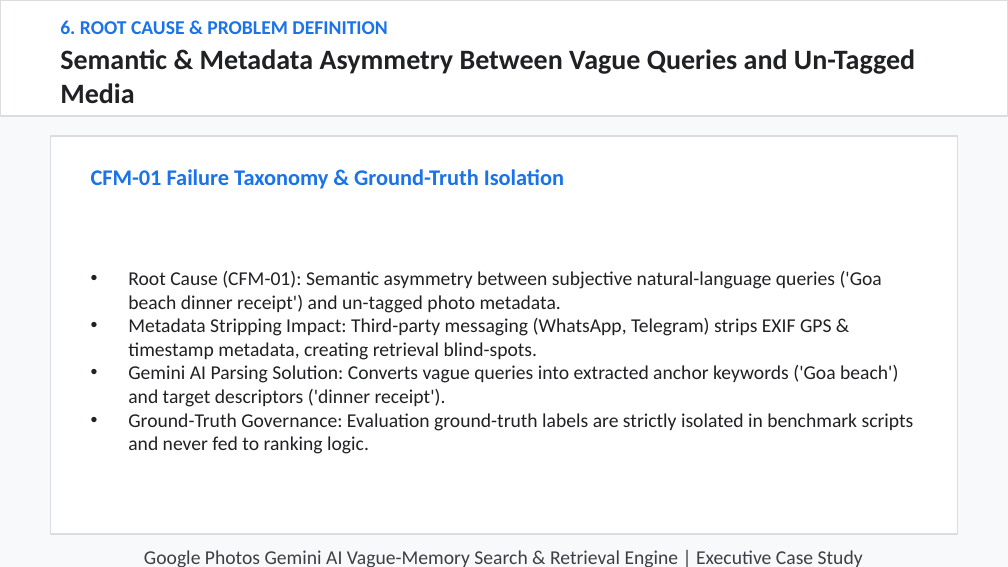
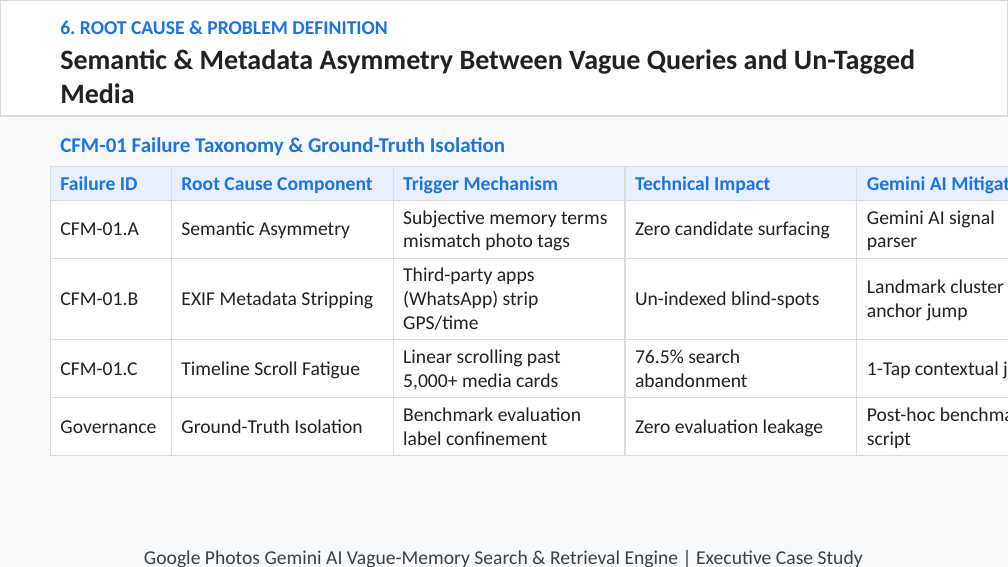
Before and after one commit to hatakekakashi05/google-photos-vague-memory-, a slide deck: slide 6 of output/NL_GooglePhotos.pptx. Drawn at 1008x567 pixels with LibreOffice and Linux fonts; fonts in the diff are those of the drawing. Boxes give left, top, right and bottom in pixels: in the first picture for what was removed or moved away, otherwise in the second. Text is boxed around its words. In the diff, an @@ line names an element or a change of style, - is before the commit and + after.

Commit message:
Generate heavy data-table driven 10-slide presentation deck NL_GooglePhotos.pptx

```diff
--- a/output/NL_GooglePhotos.pptx
+++ b/output/NL_GooglePhotos.pptx
@@ text "CFM-01 Failure Taxonomy & Ground-Truth ...": place and size @@
-text "CFM-01 Failure Taxonomy & Ground-Truth ..." at (91,169,564,189)
+text "CFM-01 Failure Taxonomy & Ground-Truth ..." at (60,137,505,156)
@@ text "CFM-01 Failure Taxonomy & Ground-Truth ..." at (60,137,505,156): size 16 to 15 pt @@
@@ rectangle removed at (50,136,958,534) @@
@@ table added at (50,166,1008,452), 5 rows, 5 columns @@
+Failure ID | Root Cause Component | Trigger Mechanism | Technical Impact | Gemini AI Mitigation
+CFM-01.A | Semantic Asymmetry | Subjective memory terms mismatch photo tags | Zero candidate surfacing | Gemini AI signal parser
+CFM-01.B | EXIF Metadata Stripping | Third-party apps (WhatsApp) strip GPS/time | Un-indexed blind-spots | Landmark cluster anchor jump
+CFM-01.C | Timeline Scroll Fatigue | Linear scrolling past 5,000+ media cards | 76.5% search abandonment | 1-Tap contextual jump
+Governance | Ground-Truth Isolation | Benchmark evaluation label confinement | Zero evaluation leakage | Post-hoc benchmark script
@@ text removed at (128,271,914,454) @@
-• Root Cause (CFM-01): Semantic asymmetry between subjective natural-language queries ('Goa beach dinner receipt') and un-tagged photo metadata.
-• Metadata Stripping Impact: Third-party messaging (WhatsApp, Telegram) strips EXIF GPS & timestamp metadata, creating retrieval blind-spots.
-• Gemini AI Parsing Solution: Converts vague queries into extracted anchor keywords ('Goa beach') and target descriptors ('dinner receipt').
-• Ground-Truth Governance: Evaluation ground-truth labels are strictly isolated in benchmark scripts and never fed to ranking logic.
```
Also in this commit, not shown: 8 other slides changed, 1 slide added, 1 slide removed, 2 other files.
